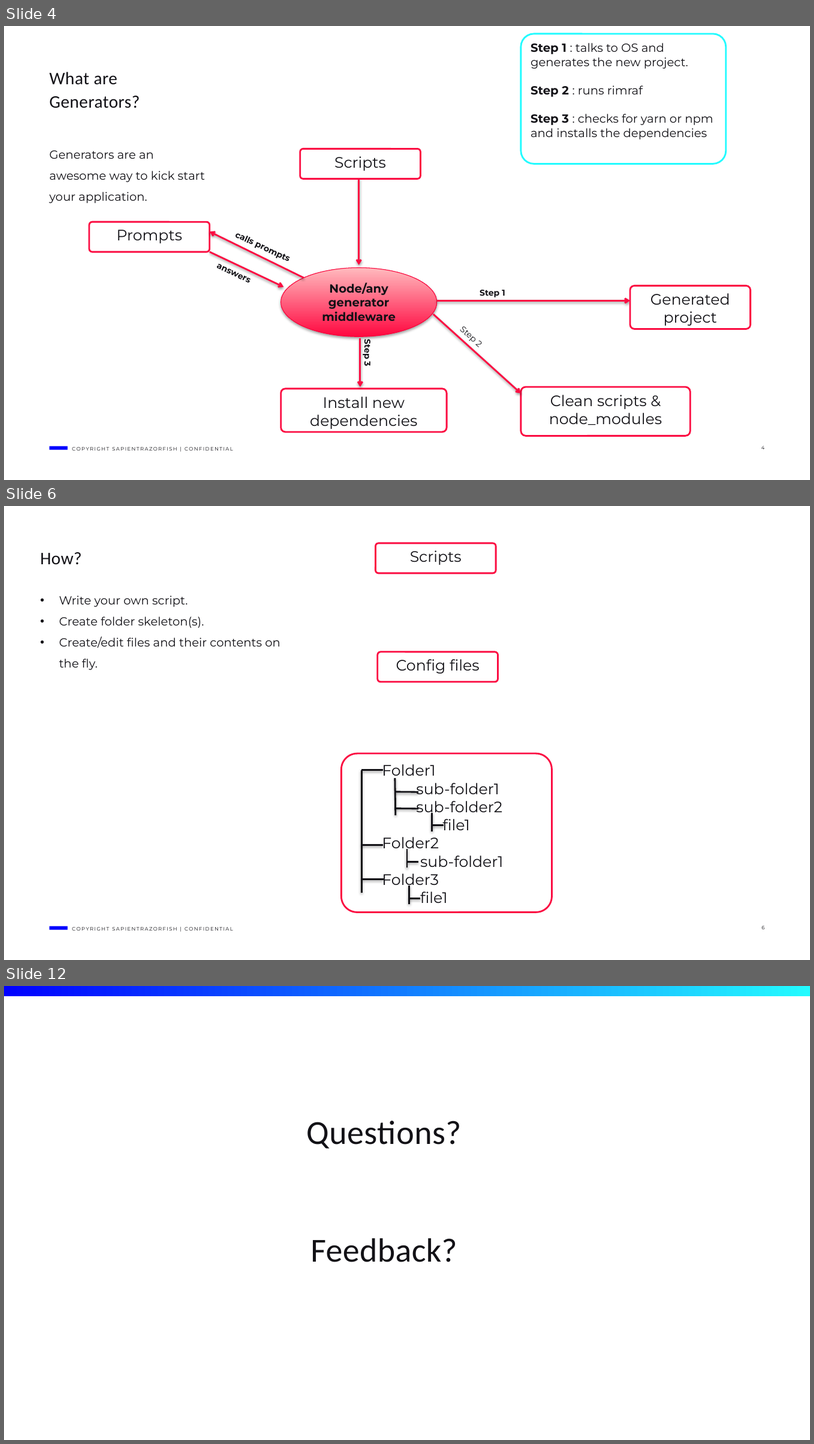
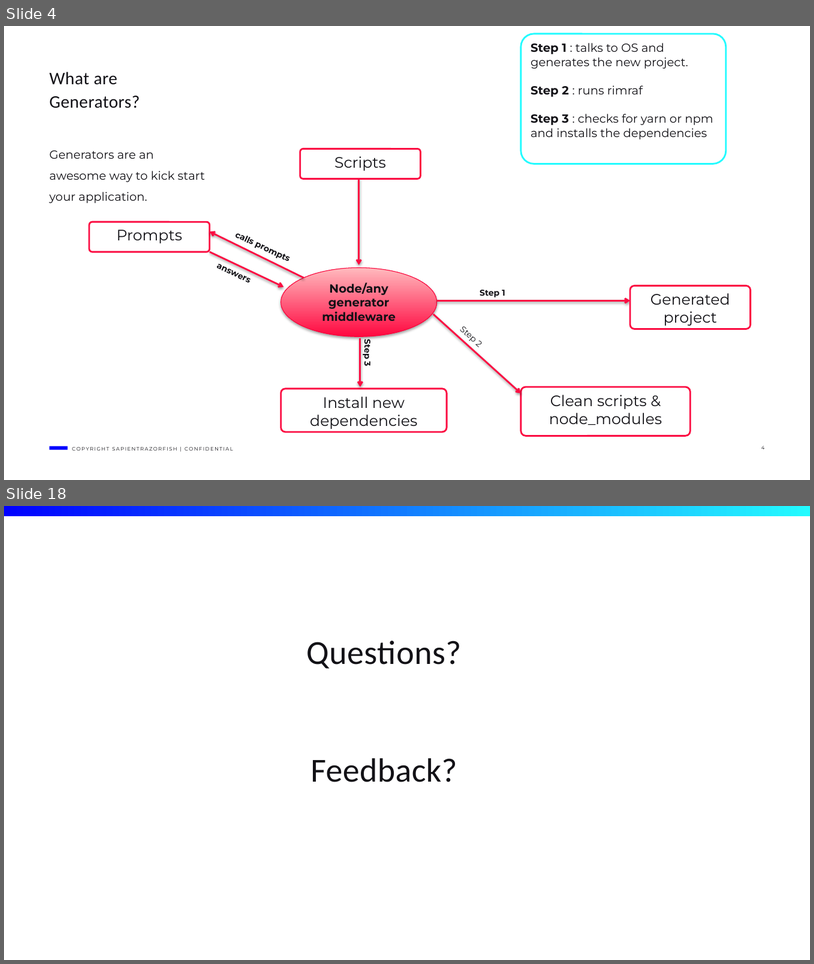
Before and after one commit to dalalayan1/shell-generator, a slide deck: generators.pptx. Shown one above the other, each under a label of ours: slides 4, 6 and 12 before the commit, slides 4 and 18 after it; the slides between them are not shown. The pictures are 814x1444 and 814x964 pixels, drawn with LibreOffice and Linux fonts; fonts in the diff are those of the drawing; background and template pictures are left out. Boxes give left, top, right and bottom in pixels: in the first picture for what was removed or moved away, otherwise in the second. Text is boxed around its words. In the diff, an @@ line names an element or a change of style, - is before the commit and + after.

```diff
--- a/generators.pptx
+++ b/generators.pptx
@@ slide 6 removed at bbox=[4, 506, 810, 960], background #FFFFFF; not listed: 3 template elements that a slide beside it also shows @@
@@ title removed at bbox=[40, 552, 82, 565] @@
-How?
@@ rounded rectangle removed at bbox=[375, 543, 496, 573] @@
-Scripts
@@ text removed at bbox=[59, 595, 281, 670] @@
-• Write your own script.
-• Create folder skeleton(s).
-• Create/edit files and their contents on the fly.
@@ rounded rectangle removed at bbox=[378, 652, 498, 682] @@
-Config files
@@ rounded rectangle removed at bbox=[342, 753, 552, 912] @@
-Folder1
-sub-folder1
-sub-folder2
-file1
-Folder2
-sub-folder1
-Folder3
-file1
@@ line removed from (362, 770) to (362, 892) @@
@@ line removed from (362, 770) to (383, 770) @@
@@ line removed from (395, 778) to (395, 815) @@
@@ line removed from (395, 792) to (419, 792) @@
@@ line removed from (395, 808) to (419, 808) @@
@@ line removed from (432, 825) to (444, 825) @@
@@ line removed from (432, 813) to (432, 831) @@
@@ line removed from (362, 845) to (383, 845) @@
@@ line removed from (407, 862) to (419, 862) @@
@@ line removed from (407, 849) to (407, 867) @@
@@ line removed from (363, 879) to (384, 879) @@
@@ line removed from (410, 898) to (421, 898) @@
@@ line removed from (410, 885) to (410, 904) @@
@@ what was slide 12 is now slide 18 @@
```
Also in this commit, not shown: 6 slides changed, 7 slides added.
